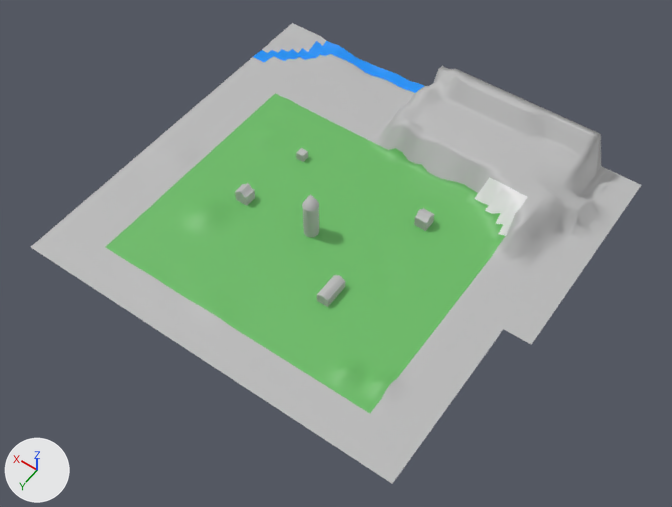
The FBX model It's TIME for a HERO/Assets/Models/Exported Model.fbx: old version first, new version second.
Camera for both pictures: a camera (50 mm lens) standing at (-6.13, 7.45, 12.14) and looking at (-0.54, -0.38, -0.16). Lighting does not change. The marker at lower left points along +X, +Y and +Z. Where no turn or scale is listed for an object, it has been applied to the vertices.
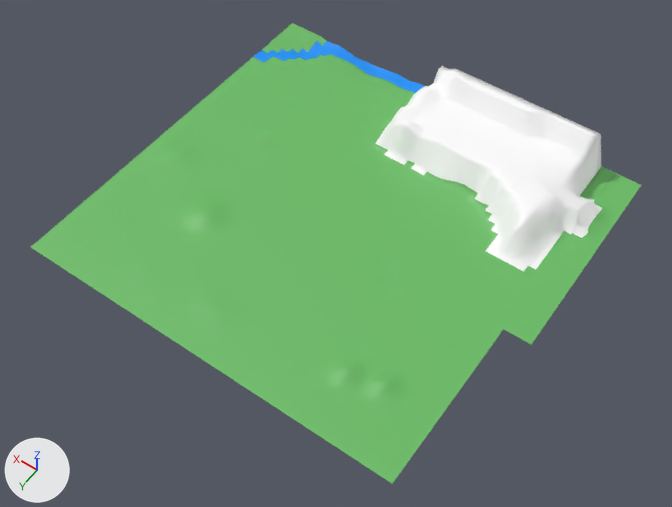
Changed parts and their boxes [x1, y1, x2, y2] in the pictures (672 x 507 px):
'pCylinder2', deleted: before [302, 195, 319, 237]
'pasted__pCube2', deleted: before [317, 275, 345, 307]
'pCube3.001', deleted: before [415, 208, 434, 225]
'pCube3', deleted: before [235, 183, 255, 199]
'pCube2', deleted: before [235, 191, 255, 206]
'pCube4', deleted: before [296, 148, 308, 162]
'pCube2.001', deleted: before [414, 217, 434, 231]
part 1 of me_mesh_001, recoloured (grey to green): [31, 23, 641, 484] in both
part 2 of me_mesh_001, recoloured (grey to white): [375, 66, 602, 271] in both
part 3 of me_mesh_001, recoloured: [474, 177, 527, 236] in both
part 4 of me_mesh_001, recoloured (green to white): [486, 213, 505, 255] in both
part 5 of me_mesh_001, recoloured (green to white): [384, 148, 427, 175] in both

The change, as a list of edits to the scene's bpy script:
```text
Add mat_snow:
    mat_snow = principled_material('Snow')
    mat_snow.base_color = (1.0, 1.0, 1.0)  # white #ffffff
Change me_mesh_001:
    where me_mesh_001.from_pydata(...)  # 3180 vertices, 2750 faces; spans x -3.84..3.84, y -3.6..3.6, z -0.37..0.72
    used by ob_pplane9; location = (-0.24, -1.03, 0.21)
    me_mesh_001 part 1: 1103 of the faces centred in x -3.82..3.77, y -3.55..3.53, z -0.29..-0.15 switch from mat_lambert1 (grey #bcbcbc) to mat_lambert2 (green #69bc64)
    me_mesh_001 part 2: 407 of the faces centred in x -3.48..0.46, y -3.53..-0.79, z -0.21..0.66 switch from mat_lambert1 (grey #bcbcbc) to mat_snow (white #ffffff)
    me_mesh_001 part 3: all 13 faces that had it switch from mat_grass_and_mushrooms_pasted__mushroom3_2 (white #e7e7e7) to mat_snow (white #ffffff)
    me_mesh_001 part 4: 5 of the faces centred in x -2.42..-2.13, y -1.37..-0.79, z -0.19..-0.12 switch from mat_lambert2 (green #69bc64) to mat_snow (white #ffffff)
    me_mesh_001 part 5: 5 of the faces centred in x -0.55..0.17, y -1.65..-1.62, z -0.18..-0.14 switch from mat_lambert2 (green #69bc64) to mat_snow (white #ffffff)
Remove ob_pcube3:
    ob_pcube3 = bpy.data.objects.new('pCube3', me_mesh_005)
    ob_pcube3.location = (1.36, -0.34, 0.2)
Remove ob_pcylinder2:
    ob_pcylinder2 = bpy.data.objects.new('pCylinder2', me_mesh_003)
    ob_pcylinder2.location = (0.0, -0.42, 0.47)
Remove ob_pcube4:
    ob_pcube4 = bpy.data.objects.new('pCube4', me_mesh_006)
    ob_pcube4.location = (1.15, -1.7, 0.08)
Remove ob_pcube2_001:
    ob_pcube2_001 = bpy.data.objects.new('pCube2.001', me_mesh_007)
    ob_pcube2_001.location = (-1.45, -1.66, 0.09)
Remove ob_pasted__pcube2:
    ob_pasted__pcube2 = bpy.data.objects.new('pasted__pCube2', me_mesh_002)
    ob_pasted__pcube2.location = (-1.02, 0.43, 0.08)
Remove ob_pcube3_001:
    ob_pcube3_001 = bpy.data.objects.new('pCube3.001', me_mesh_008)
    ob_pcube3_001.location = (-1.45, -1.66, 0.2)
Remove ob_pcube2:
    ob_pcube2 = bpy.data.objects.new('pCube2', me_mesh_004)
    ob_pcube2.location = (1.36, -0.34, 0.09)
```
